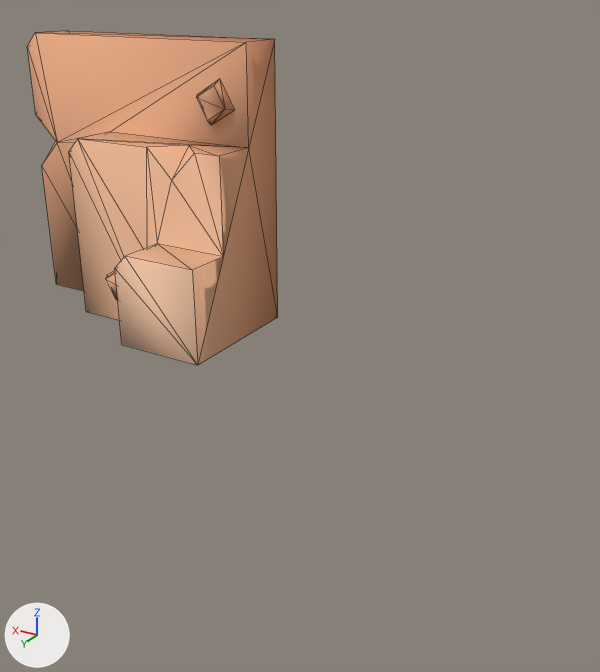
A saved change to the OBJ model data/scene/stairs-corner/stairs-corner.obj.
Rendered twice from a 50 mm camera at (-2.09, 2.48, 0.69) aimed at (-0.68, 0.14, -0.49). The lights are fixed; the arrows at lower left show +X, +Y and +Z. Mesh edges are drawn as thin lines. Where no turn or scale is listed for an object, it has been applied to the vertices.

Objects in the first picture: 'stairs-corner.008'.
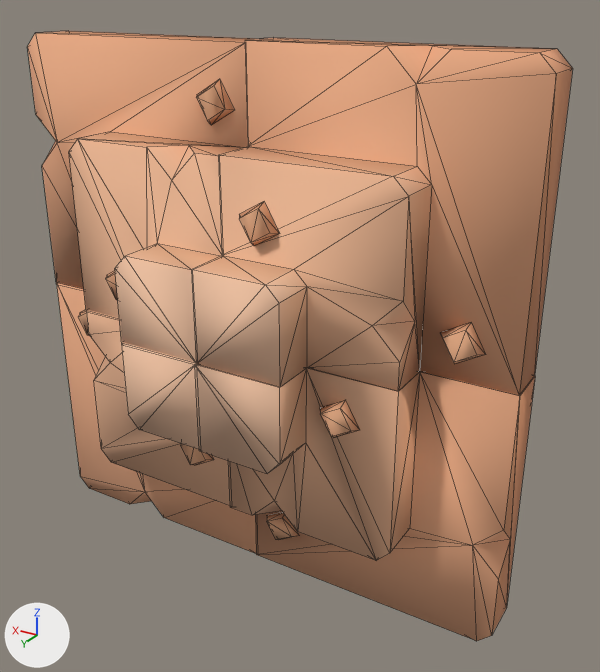
Changed parts and their boxes [x1, y1, x2, y2] in the pictures (600 x 672 px):
'stairs-corner.008', reshaped (117% wider, 82% taller): before [27, 31, 278, 365]; after [27, 31, 573, 641]
part 1 of me_stairs_corner_008, added (brown): after [57, 283, 256, 554]
part 2 of me_stairs_corner_008, added: after [78, 310, 90, 336]
part 3 of me_stairs_corner_008, added: after [181, 444, 214, 465]
part 4 of me_stairs_corner_008, added (brown): after [195, 365, 535, 641]
part 5 of me_stairs_corner_008, added (brown): after [267, 512, 299, 540]
part 6 of me_stairs_corner_008, added (brown): after [320, 400, 360, 437]
part 7 of me_stairs_corner_008, added (beige): after [191, 38, 573, 395]
part 8 of me_stairs_corner_008, added (brown): after [441, 322, 486, 364]
part 9 of me_stairs_corner_008, added (brown): after [239, 201, 279, 246]

The change, as a diff of the scene's bpy script:
```diff
--- a/data/scene/stairs-corner/stairs-corner.obj.py
+++ b/data/scene/stairs-corner/stairs-corner.obj.py
@@ me_stairs_corner_008 @@
 me_stairs_corner_008.from_pydata(...)  # 50 vertices, 84 faces; spans x -0.5..0.5, y 0.0..0.5, z -0.5..0.5
 # used by ob_stairs_corner_008; location = (0.0, 0.0, 0.0)
+# me_stairs_corner_008 part 1: the loose piece of 34 vertices spanning x -0.5..0.5, y 0.0..0.5, z -0.5..0.5 is copied, and the copy is multiplied about its middle by the matrix ((0.0, 0.0, 0.994), (0.0, 1.0, 0.0), (-1.003, 0.0, 0.0)), then moved by (-0.003, 0.004, -0.992); it spans x -0.5..0.494, y 0.004..0.504, z -1.494..-0.491
+# me_stairs_corner_008 part 2: the loose piece of 8 vertices spanning x -0.114..0.04, y 0.333..0.361, z -0.423..-0.27 is copied, and the copy is turned 90 degrees about the y axis through its middle, then moved by (0.337, -0.162, -0.276); it spans x 0.223..0.376, y 0.171..0.199, z -0.699..-0.545
+# me_stairs_corner_008 part 3: the loose piece of 8 vertices spanning x -0.114..0.04, y 0.333..0.361, z -0.423..-0.27 is copied, and the copy is turned 90 degrees about the y axis through its middle, then moved by (-0.31, 0.004, -0.609); it spans x -0.424..-0.271, y 0.338..0.366, z -1.032..-0.878
+# me_stairs_corner_008 part 4: the loose piece of 34 vertices spanning x -0.5..0.5, y 0.0..0.5, z -0.5..0.5 is copied, and the copy is turned -180 degrees about the y axis through its middle, then moved by (-0.992, 0.005, -0.997); it spans x -1.492..-0.492, y 0.005..0.505, z -1.497..-0.497
+# me_stairs_corner_008 part 5: the loose piece of 8 vertices spanning x -0.114..0.04, y 0.333..0.361, z -0.423..-0.27 is copied, and the copy is turned 180 degrees about the y axis through its middle, then moved by (-0.586, -0.162, -0.956); it spans x -0.7..-0.546, y 0.172..0.2, z -1.379..-1.225
+# me_stairs_corner_008 part 6: the loose piece of 8 vertices spanning x -0.114..0.04, y 0.333..0.361, z -0.423..-0.27 is copied, and the copy is turned -180 degrees about the y axis through its middle, then moved by (-0.917, 0.005, -0.304); it spans x -1.031..-0.878, y 0.338..0.366, z -0.728..-0.574
+# me_stairs_corner_008 part 7: the loose piece of 34 vertices spanning x -0.5..0.5, y 0.0..0.5, z -0.5..0.5 is copied, and the copy is multiplied about its middle by the matrix ((0.0, 0.0, -0.994), (0.0, 1.0, 0.0), (1.003, 0.0, 0.0)), then moved by (-0.992, 0.0, 0.004); it spans x -1.489..-0.495, y 0.0..0.5, z -0.498..0.505
+# me_stairs_corner_008 part 8: the loose piece of 8 vertices spanning x -0.114..0.04, y 0.333..0.361, z -0.423..-0.27 is copied, and the copy is turned -90 degrees about the y axis through its middle, then moved by (-1.258, -0.167, -0.02); it spans x -1.371..-1.218, y 0.167..0.195, z -0.444..-0.29
+# me_stairs_corner_008 part 9: the loose piece of 8 vertices spanning x -0.446..-0.292, y 0.167..0.195, z 0.228..0.382 is copied, and the copy is turned -90 degrees about the y axis through its middle, then moved by (-0.278, 0.167, -0.339); it spans x -0.724..-0.571, y 0.333..0.362, z -0.111..0.043
 me_stairs_corner_008.materials.append(mat_colormap_034)
```
